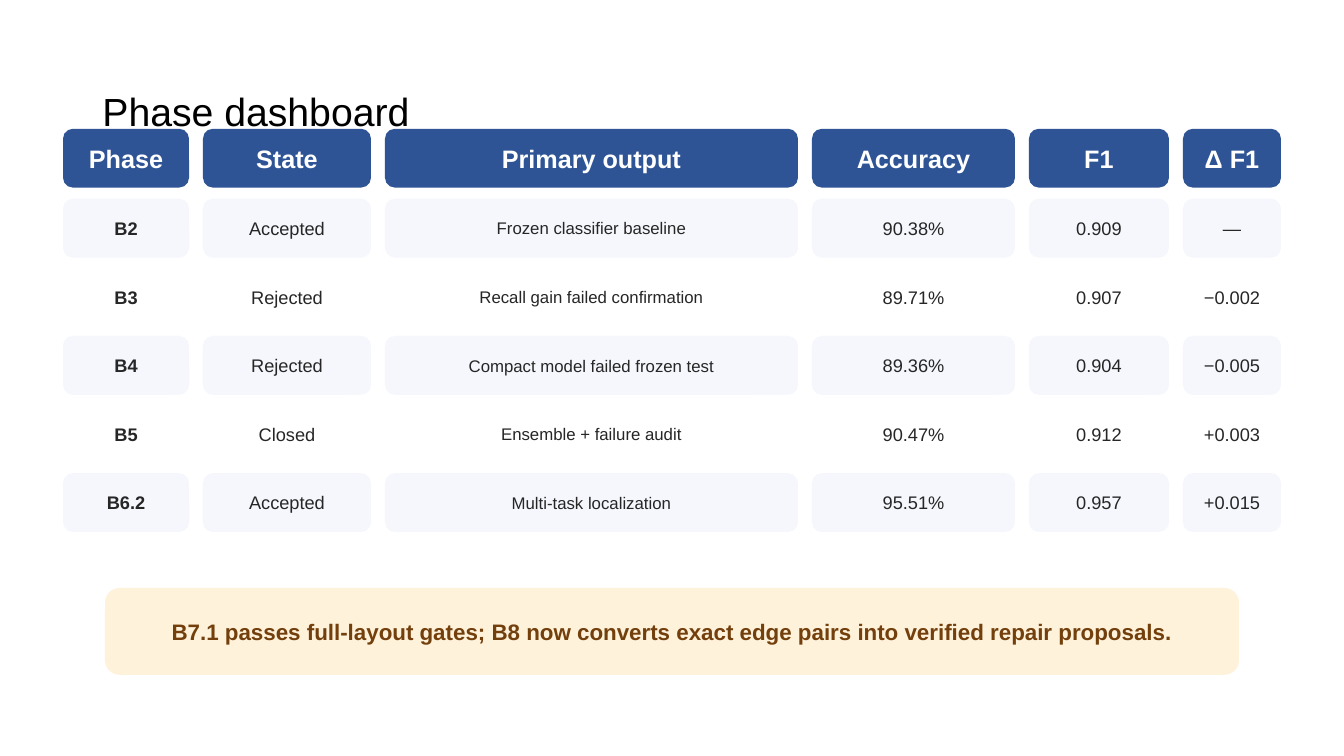
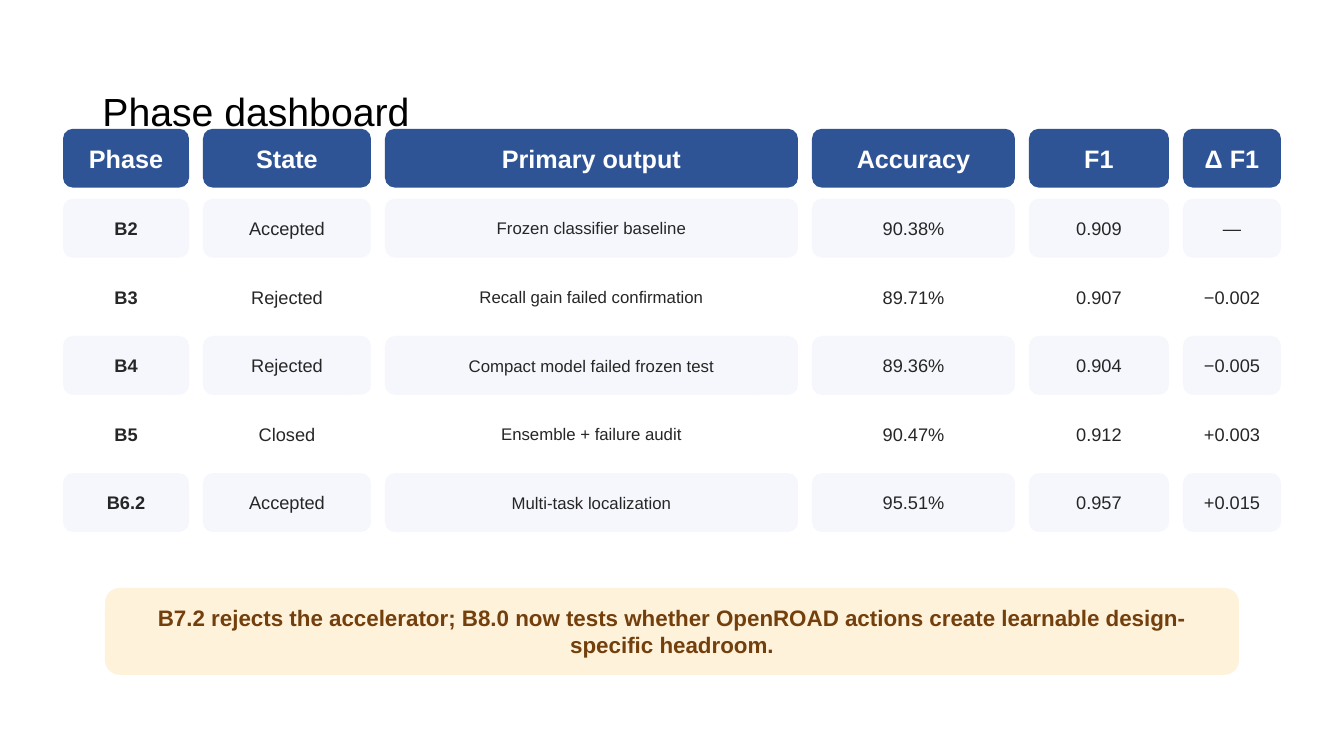
Before and after one commit to nocleo/ADVLSI2_Project_updated, a slide deck: slide 16 of presentation/ADVLSI2_DRC_CNN_Project_Progress.pptx. Drawn at 1344x756 pixels with LibreOffice and Linux fonts; fonts in the diff are those of the drawing. Boxes give left, top, right and bottom in pixels: in the first picture for what was removed or moved away, otherwise in the second. Text is boxed around its words. In the diff, an @@ line names an element or a change of style, - is before the commit and + after.

```diff
--- a/presentation/ADVLSI2_DRC_CNN_Project_Progress.pptx
+++ b/presentation/ADVLSI2_DRC_CNN_Project_Progress.pptx
@@ text in rounded rectangle at [158, 609, 1185, 658]: text changed @@
-B7.1 passes full-layout gates; B8 now converts exact edge pairs into verified repair proposals.
+B7.2 rejects the accelerator; B8.0 now tests whether OpenROAD actions create learnable design-specific headroom.
```
Also in this commit, not shown: 4 other slides changed, 2 slides added, 8 other files.
